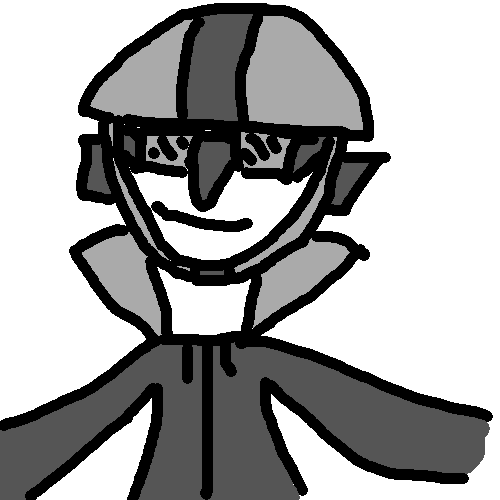
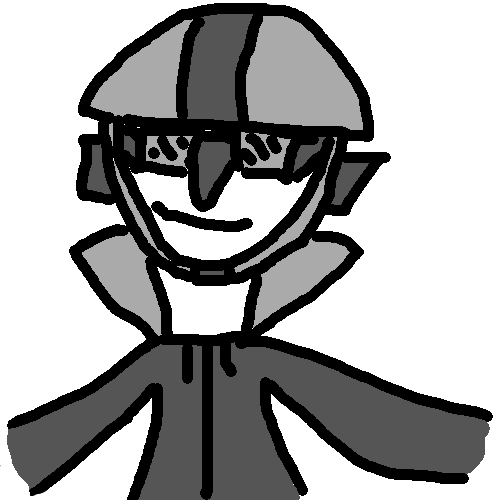
Layered file, before and after one edit (500 x 500). Changes by layer:
painted on "vector" over left=0, top=244, right=370, bottom=500
